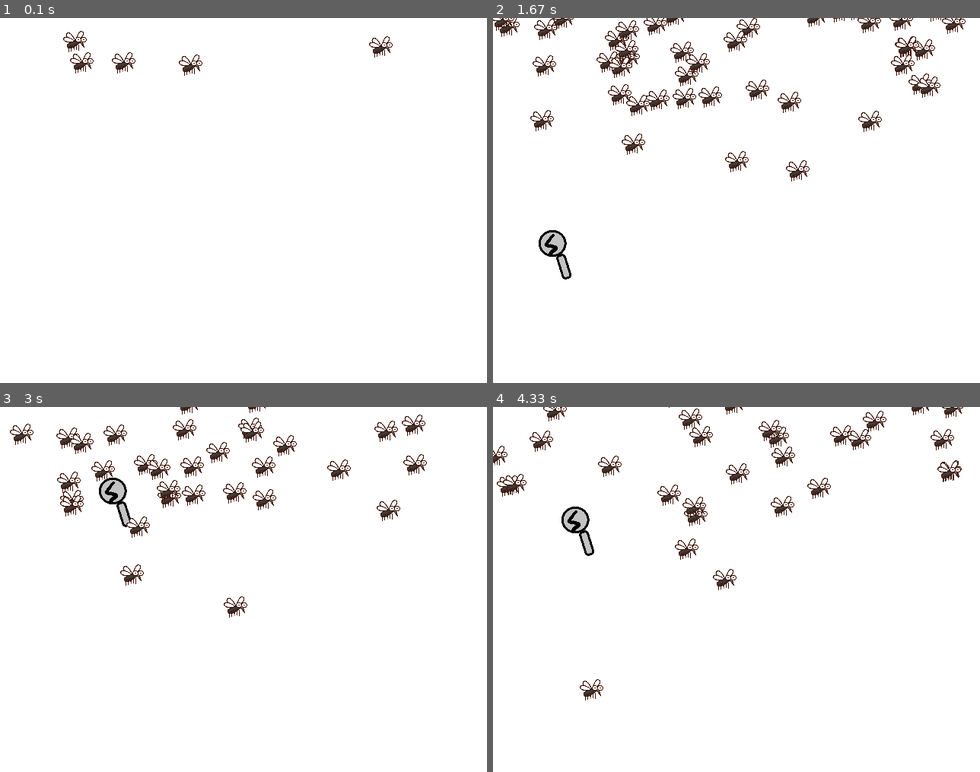
Above: before the commit, frames 1-4 (two rows, left to right).
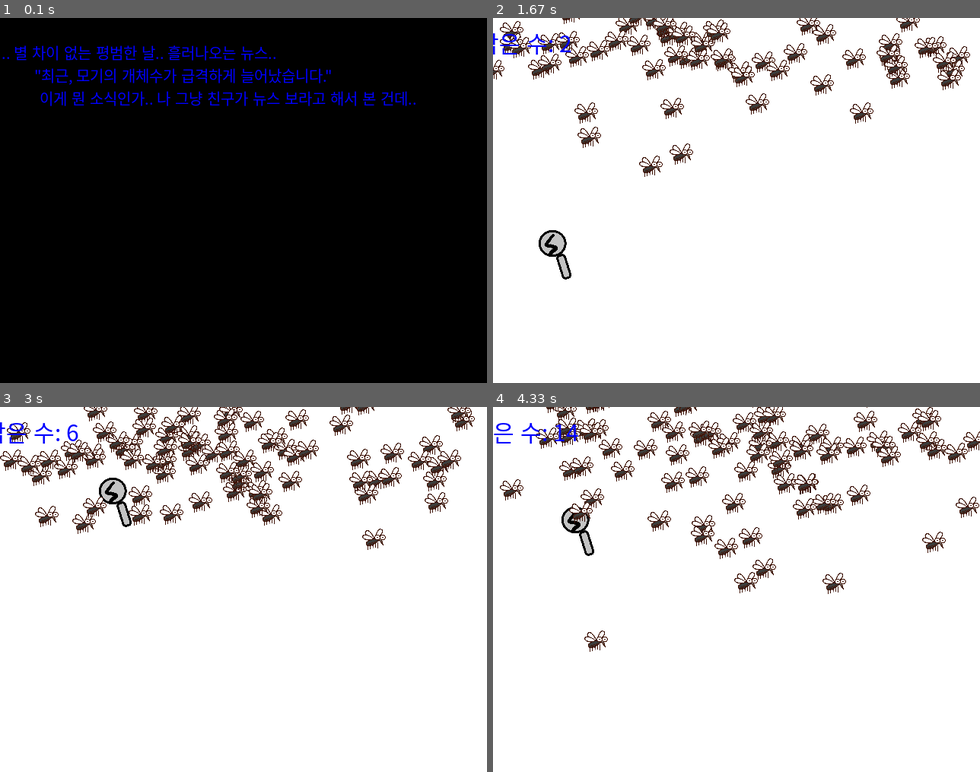
Above: after the commit, the same moments.

Repository: jiwootv/jiwooproject
Game: pygame game, started from 공부/Pygam/7-1.py
Same seed, same stepped clock (60 frames per second), same inputs: the game is played once before the commit and once after it.
Inputs (mouse positions are in pixels of both pictures, inside the frame that each line leads up to):
- Up to frame 1 (0.1 s): no input
- Up to frame 2 (1.67 s): tap Space at 0.33 s; click (809, 72) at 0.72 s; click (877, 229) at 1.05 s; press the mouse at (877, 229) at 1.37 s; move the mouse to (726, 251) at 1.47 s; release the mouse at (575, 273) at 1.6 s
- Up to frame 3 (3 s): press the mouse at (384, 618) at 1.7 s; move the mouse to (297, 611) at 1.8 s; release the mouse at (214, 607) at 1.93 s; press the mouse at (384, 618) at 2.03 s; move the mouse to (370, 556) at 2.13 s; release the mouse at (350, 498) at 2.27 s; press the mouse at (384, 618) at 2.37 s; move the mouse to (370, 574) at 2.47 s; release the mouse at (355, 534) at 2.6 s; click (136, 520) at 2.72 s
- Up to frame 4 (4.33 s): press the mouse at (629, 520) at 3.03 s; move the mouse to (707, 527) at 3.13 s; release the mouse at (785, 534) at 3.27 s; press the mouse at (629, 520) at 3.37 s; move the mouse to (609, 490) at 3.47 s; release the mouse at (590, 461) at 3.6 s; press the mouse at (629, 520) at 3.7 s; move the mouse to (692, 604) at 3.8 s; release the mouse at (755, 688) at 3.93 s; press the mouse at (629, 520) at 4.03 s; move the mouse to (614, 534) at 4.13 s; release the mouse at (600, 549) at 4.27 s

The runs differ from the first frame. In frame 1, 100% of the frame differs, in the area x 0-100%, y 0-100%; in frame 2, 7.3%; in frame 3, 8.5%; in frame 4, 8.0%.

Commit message:
Mogi Project

Diff:
--- a/공부/Pygam/7-1.py
+++ b/공부/Pygam/7-1.py
@@ -19,9 +19,11 @@
         pygame.sprite.Sprite.__init__(self, self.groups)
         self.rect.center = (100, 30)
         self.pos = vec(random.randint(0, SCREEN_X), 50)
-        self.dir = vec(0,0)
+        self.dir = vec(0, 0)
         self.time = pygame.time.get_ticks()
         self.mask = pygame.mask.from_surface(self.image)
+        self.v_bool = True
+        self.mogi_kiil_sound = pygame.mixer.Sound('따귀+세게.wav')
 
     def update(self):
         self.dir = vec(random.random() * random.randint(-20, 20), random.random() * random.randint(-20, 20))
@@ -34,14 +36,25 @@
             del self
             return
         self.event()
+
     def event(self):
-        if pygame.sprite.collide_mask(self, self.game.stick) and pygame.mouse.get_pressed(3)[0]==True:
-            print(pygame.mouse.get_pressed(3))
-            print('잡음')
+        if pygame.sprite.collide_mask(self, self.game.stick) and pygame.mouse.get_pressed(3)[0] and self.v_bool:
+            print(f'잡음{random.randint(1, 100)}')
+            self.game.mogi_kill += 1
+            pygame.mixer.init()
+
+
+
             self.kill()
             del self
             return
+        if pygame.mouse.get_pressed(3)[0] == True:
+            self.v_bool = False
 
+
+        else:
+            self.v_bool = True
+            self.mogi_kiil_sound.play()
 
 
 class Mogistick(pygame.sprite.Sprite):
@@ -54,12 +67,14 @@
         pygame.sprite.Sprite.__init__(self, self.groups)
         self.rect.center = (100, 30)
         self.pos = vec(random.randint(0, SCREEN_X), 50)
-        self.dir = vec(0,0)
+        self.dir = vec(0, 0)
         self.time = pygame.time.get_ticks()
         self.mask = pygame.mask.from_surface(self.image)
+
     def update(self):
         self.pos = pygame.mouse.get_pos()
         self.rect.bottomright = self.pos - vec(-22, -23)
+
 
 class Game:
     def __init__(self):
@@ -74,9 +89,12 @@
         self.stick = Mogistick(self)
         self.all_sprite.add(self.stick)
         self.mogichea.add(self.stick)
-
+        self.mogi_num = 100
+        self.mogi_kill = 0
+        self.stop = True
 
     def run(self):
+        self.opning()
         while self.playing:
             self.clock.tick(FPS)
             self.event()
@@ -92,7 +110,7 @@
 
     def update(self):
         self.all_sprite.update()
-        if len(self.mogi)< 50:
+        if len(self.mogi) < self.mogi_num:
             self.mogi_sprite = Mogi(self)
             self.all_sprite.add(self.mogi_sprite)
             self.mogi.add(self.mogi_sprite)
@@ -100,6 +118,31 @@
     def draw(self):
         self.screen.fill(pygame.Color('White'))
         self.all_sprite.draw(self.screen)
+        self.draw_text(f'모기 잡은 수: {self.mogi_kill}', 30, pygame.Color('Blue'), 10, 10)
+
+    def draw_text(self, text, size, color, x, y):
+        font = pygame.font.SysFont('malgungothic', size)
+        text_surface = font.render(text, True, color)
+        text_rect = text_surface.get_rect()
+        text_rect.midtop = (x, y)
+        self.screen.blit(text_surface, text_rect)
+
+    def opning(self):
+        self.draw_text('어느 날... 별 차이 없는 평범한 날.. 흘러나오는 뉴스..', 20, pygame.Color('Blue'), 150, 30)
+        self.draw_text('"최근, 모기의 개체수가 급격하게 늘어났습니다."', 20, pygame.Color('Blue'), 240, 60)
+        self.draw_text('이게 뭔 소식인가.. 나 그냥 친구가 뉴스 보라고 해서 본 건데..', 20, pygame.Color('Blue'), 300, 90)
+        pygame.display.flip()
+        self.stop = True
+        while self.stop:
+            self.clock.tick(60)
+            self.pressed_key = pygame.key.get_pressed()
+            if self.pressed_key[pygame.K_SPACE]:
+                self.stop = False
+
+            for event in pygame.event.get():
+                if event.type == pygame.QUIT:
+                    self.stop = False
+                    self.playing = False
 
 
 game = Game()
Not shown, added: 공부/Pygam/따귀+세게.wav
